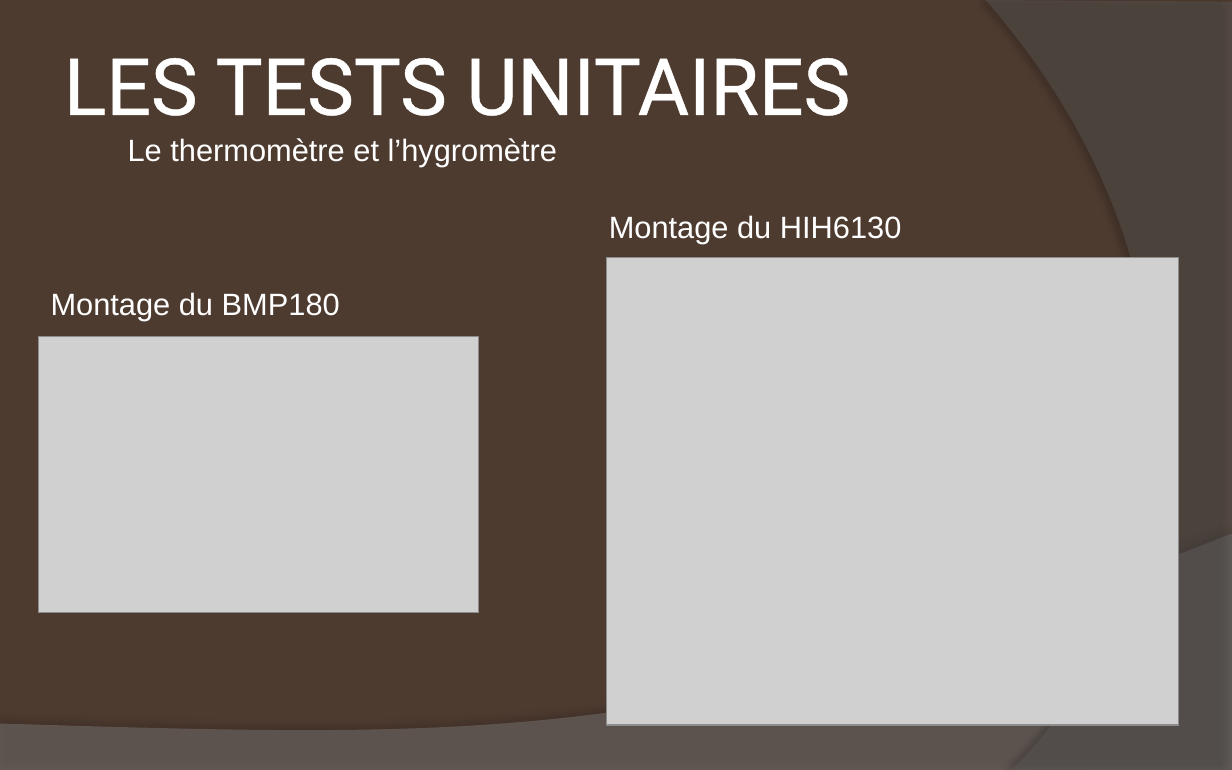
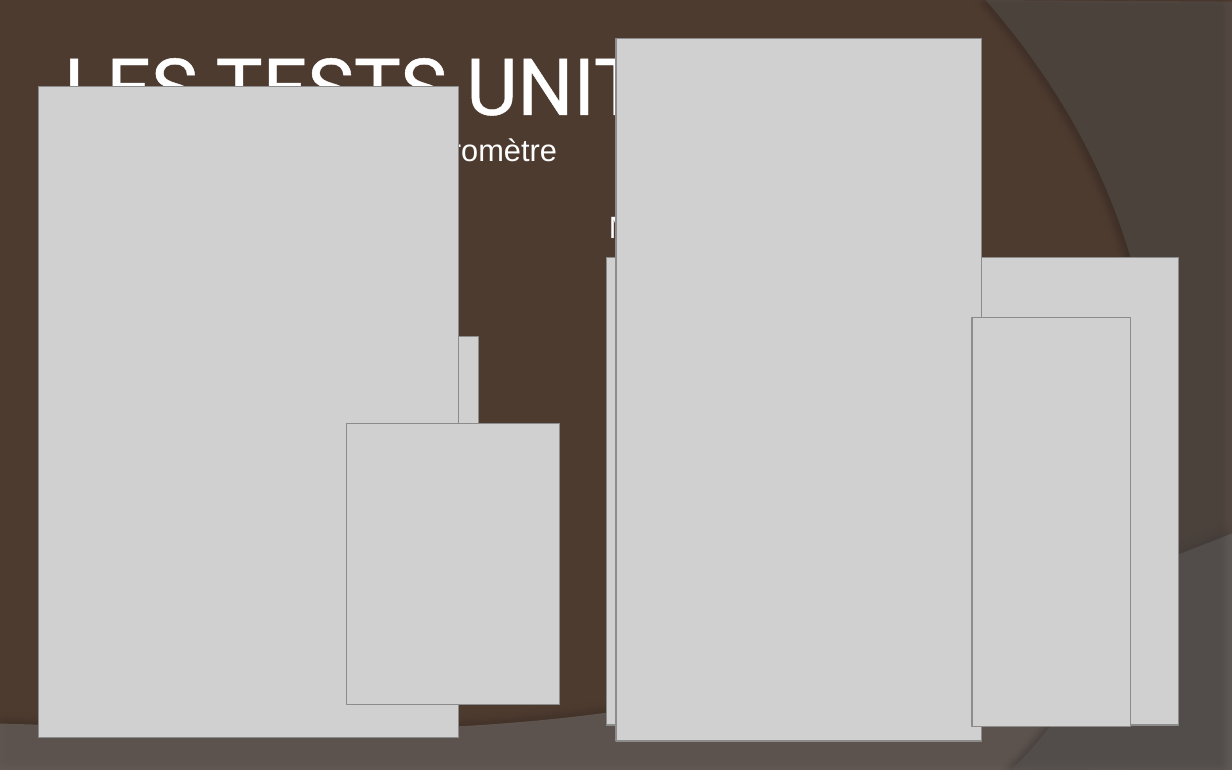
Before and after one commit to DrBalf/domotique_bts_sn_ec_projet, a slide deck: slide 14 of Rapport/Lore/presentation_revu.pptx. Drawn at 1232x770 pixels with LibreOffice and Linux fonts; fonts in the diff are those of the drawing; grey boxes stand for pictures. Boxes give left, top, right and bottom in pixels: in the first picture for what was removed or moved away, otherwise in the second. Text is boxed around its words. In the diff, an @@ line names an element or a change of style, - is before the commit and + after.

```diff
--- a/Rapport/Lore/presentation_revu.pptx
+++ b/Rapport/Lore/presentation_revu.pptx
@@ picture added at box(616, 38, 982, 740) @@
@@ picture added at box(38, 86, 458, 737) @@
@@ text removed at box(51, 292, 340, 321) @@
-Montage du BMP180
@@ picture added at box(972, 318, 1131, 727) @@
@@ picture added at box(346, 424, 559, 705) @@
```
Also in this commit, not shown: 1 slide added, 16 other files.
